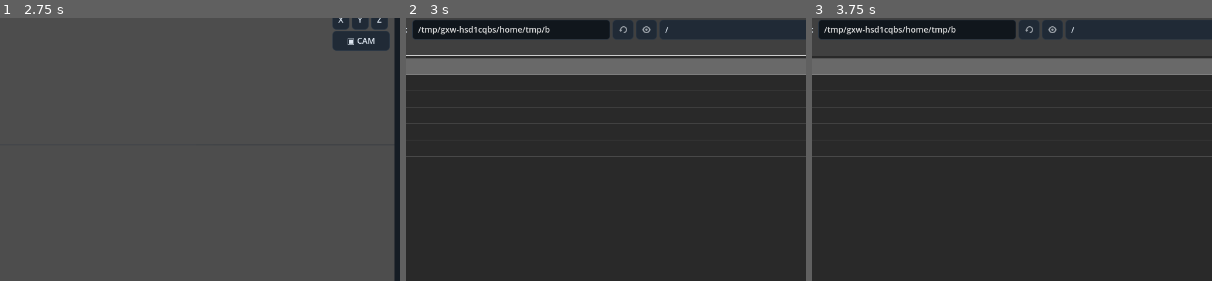
Above: before the commit, frames 1-3 (left to right).
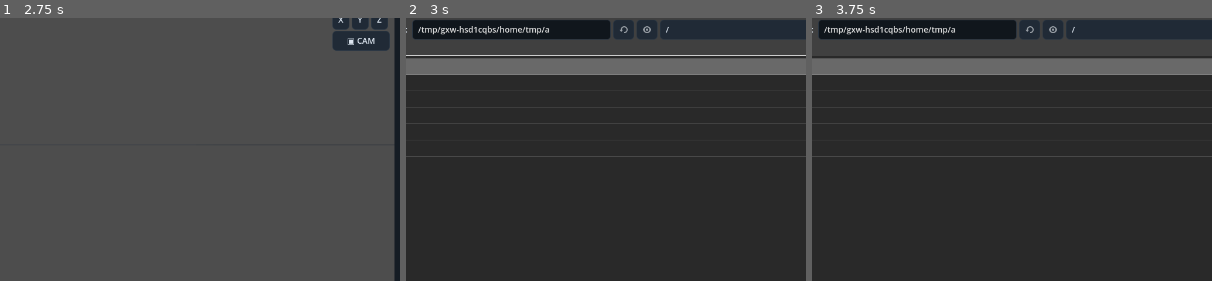
Above: after the commit, the same moments.

Repository: Onnevan/Kabuki
Game: Godot game, scene res://editor/main.tscn
The game is run twice, just before and just after one commit, with the same random seed, the same clock (stepped at 60 frames per second) and the same inputs.
Inputs (mouse positions are % of the whole screen's width and height, from its top left):
- Up to frame 1 (2.75 s): click "↶" at 0.5 s; click "↷" at 1.25 s; click "OPEN" at 2 s
- Up to frame 2 (3 s): click "＋ IMPORT" at 2.75 s
- Up to frame 3 (3.75 s): click (37, 77) at 3.52 s; type "12" at 3.6 s
The pictures show only the part of the screen within x 27-77%, y 16-65%; the shares and areas given below are measured in that part.

Frame 1 is identical in both runs. In frame 2, less than 0.1% of the frame differs, in the area x 34-66%, y 3-6%; in frame 3, less than 0.1%.
Error before the commit: Attempt to call function 'clear' in base 'null instance' on a null instance. (res://editor/main.gd:1322)

Commit message:
Parent rig objects by direct scene selection

Diff:
--- a/editor/main.gd
+++ b/editor/main.gd
@@ -56,6 +56,7 @@
 var rigging_controller: RefCounted = RiggingControllerClass.new()
 var active_rig_id := ""
 var active_rig_runtime: Node3D
+var pending_parent_child_id := ""
 var drawing_data_by_object: Dictionary:
 	get: return drawing_controller.data_by_object
 var sculpt_mode := "push"
@@ -605,6 +606,8 @@
 	timeline.set_object(obj.model.id)
 
 func _select_scene_node(id: String, node: Node3D) -> void:
+	if workspace == "rigging" and not pending_parent_child_id.is_empty() and id != pending_parent_child_id:
+		if _try_complete_rig_parenting(id): return
 	selected = null
 	selected_scene_node = node
 	selected_object_id = id
@@ -659,6 +662,8 @@
 
 func _on_object_selected(index: int) -> void:
 	var id: String = object_list.get_item_metadata(index)
+	if workspace == "rigging" and not pending_parent_child_id.is_empty():
+		if _try_complete_rig_parenting(id): return
 	for r in runtime_objects:
 		if r.model.id == id: _select(r); return
 	if scene_nodes.has(id):
@@ -1311,7 +1316,8 @@
 	%WorkspaceTabs.current_tab = 0
 
 func _setup_rigging_workspace() -> void:
-	%SetRigParent.pressed.connect(_on_set_rig_parent)
+	%PickRigParent.pressed.connect(_on_pick_rig_parent)
+	%CancelRigParent.pressed.connect(_cancel_rig_parenting)
 	%ClearRigParent.pressed.connect(_on_clear_rig_parent)
 	%PivotHere.pressed.connect(_on_pivot_here)
 	%AddBone.pressed.connect(_on_add_rig_bone)
@@ -1319,27 +1325,39 @@
 	_refresh_rig_parent_choices()
 
 func _refresh_rig_parent_choices() -> void:
-	%RigParent.clear()
-	%RigParent.add_item("No parent")
-	%RigParent.set_item_metadata(0, "")
-	for object_id in ProjectStore.objects:
-		if object_id == selected_object_id: continue
-		var obj: MotionObject = ProjectStore.objects[object_id]
-		if not scene_nodes.has(object_id): continue
-		%RigParent.add_item(obj.name)
-		%RigParent.set_item_metadata(%RigParent.item_count - 1, object_id)
-
-func _on_set_rig_parent() -> void:
-	if selected_object_id.is_empty() or selected_scene_node == null: return
-	var index: int = %RigParent.selected
-	if index < 0: return
-	var parent_id: String = String(%RigParent.get_item_metadata(index))
-	if parent_id.is_empty() or not ProjectStore.objects.has(parent_id) or not scene_nodes.has(parent_id): return
-	var child_model: MotionObject = ProjectStore.objects[selected_object_id]
+	if pending_parent_child_id.is_empty():
+		%RigSelectionHint.text = "Select child, then PICK PARENT"
+	else:
+		var child: MotionObject = ProjectStore.objects.get(pending_parent_child_id)
+		%RigSelectionHint.text = "Child: %s\nNow select the parent object" % (child.name if child != null else "Object")
+	%CancelRigParent.visible = not pending_parent_child_id.is_empty()
+
+func _on_pick_rig_parent() -> void:
+	if selected_object_id.is_empty() or not ProjectStore.objects.has(selected_object_id): return
+	pending_parent_child_id = selected_object_id
+	_refresh_rig_parent_choices()
+	status.text = "Select the parent object from OBJECTS"
+
+func _cancel_rig_parenting() -> void:
+	pending_parent_child_id = ""
+	_refresh_rig_parent_choices()
+	status.text = "Parenting cancelled"
+
+func _try_complete_rig_parenting(parent_id: String) -> bool:
+	if pending_parent_child_id.is_empty() or parent_id == pending_parent_child_id: return false
+	if not ProjectStore.objects.has(pending_parent_child_id) or not ProjectStore.objects.has(parent_id): return false
+	if not scene_nodes.has(pending_parent_child_id) or not scene_nodes.has(parent_id): return false
+	var child_model: MotionObject = ProjectStore.objects[pending_parent_child_id]
 	var parent_model: MotionObject = ProjectStore.objects[parent_id]
-	if rigging_controller.set_parent(child_model, parent_model, selected_scene_node, scene_nodes[parent_id], true):
-		_refresh_scene_object_list()
-		status.text = child_model.name + " parented to " + parent_model.name
+	var child_node: Node3D = scene_nodes[pending_parent_child_id]
+	var parent_node: Node3D = scene_nodes[parent_id]
+	if not rigging_controller.set_parent(child_model,parent_model,child_node,parent_node,true): return false
+	pending_parent_child_id = ""
+	_refresh_scene_object_list()
+	_refresh_rig_parent_choices()
+	_select_scene_node(child_model.id,child_node)
+	status.text = child_model.name + " parented to " + parent_model.name
+	return true
 
 func _on_clear_rig_parent() -> void:
 	if selected_object_id.is_empty() or selected_scene_node == null: return
